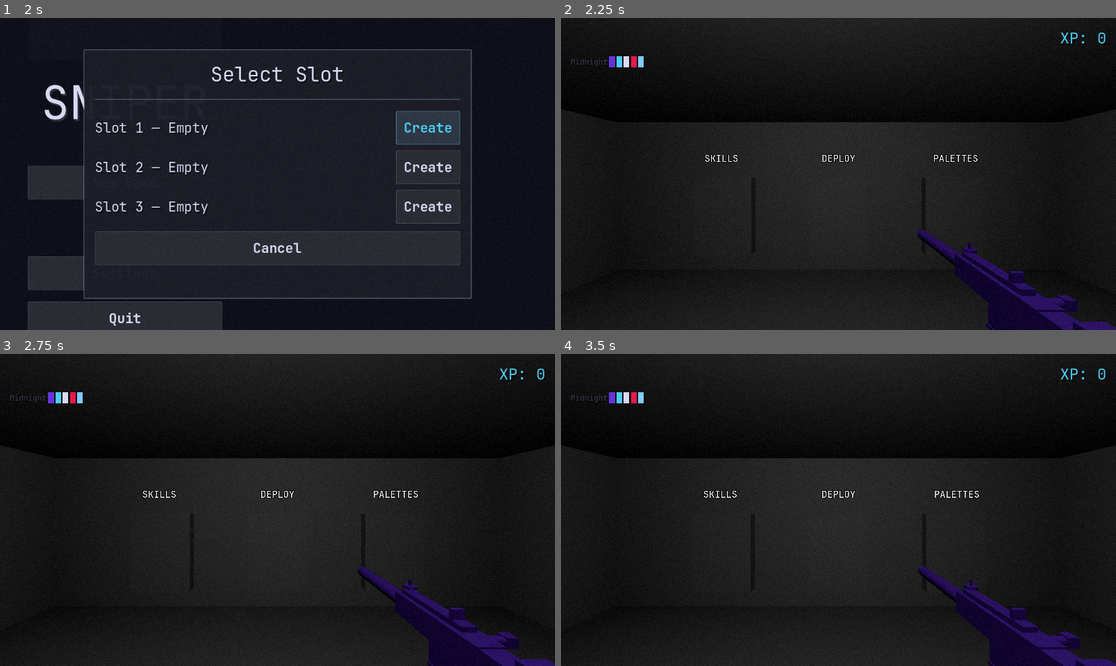
Above: before the commit, frames 1-4 (two rows, left to right).
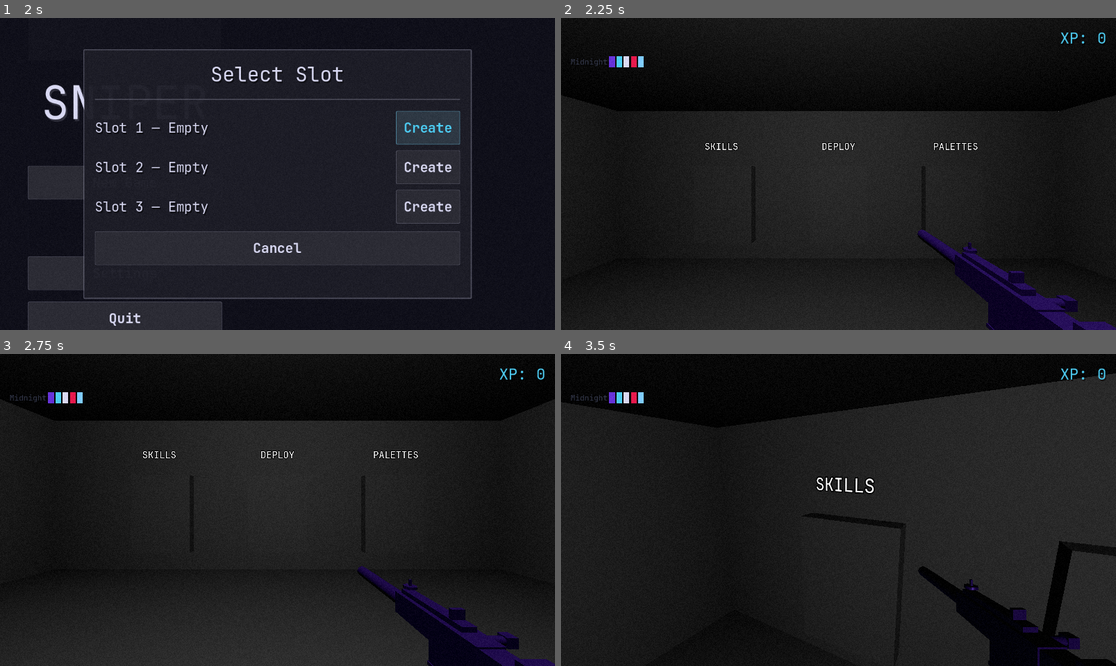
Above: after the commit, the same moments.

Repository: artemiiShabanov/UntitledSniperGame
Game: Godot game, scene res://scenes/ui/main_menu.tscn
Two runs of this game, one before a commit and one after it. Both use one fixed random seed, a clock stepped at 60 frames per second and the inputs below.
Inputs (mouse positions are in pixels of both pictures, inside the frame that each line leads up to):
- Up to frame 1 (2 s): click "New Game" at 0.5 s; click "New Game" at 1.25 s
- Up to frame 2 (2.25 s): click "Create" at 2 s
- Up to frame 3 (2.75 s): no input
- Up to frame 4 (3.5 s): tap Enter (ui_accept) at 2.75 s; move the mouse to (866, 510) at 2.77 s; hold W (move_forward) from 2.78 s (still down); tap Mouse wheel up (ammo_next) at 2.85 s; tap Space (jump) at 3.02 s

Frame 1 is identical in both runs. In frame 2, 2.4% of the frame differs, in the area x 19-90%, y 29-47%; in frame 3, 4.7%; in frame 4, 12%, in the area x 0-100%, y 0-100%.
Error before the commit: Parse Error: Could not find type "DestructibleBalloon" in the current scope. (res://scripts/player/player.gd:412)

Commit message:
Fix parse errors: replace deleted class refs in player debug functions
- DestructibleBalloon → powder_keg spawn
- ExtractionChangeEvent → direct extraction window open
- DevBootstrap uses CanvasLayer.new() instead of Node.new()

Co-Authored-By: Claude Opus 4.6 <noreply@anthropic.com>

Diff:
--- a/scripts/dev/dev_bootstrap.gd
+++ b/scripts/dev/dev_bootstrap.gd
@@ -8,15 +8,13 @@
 		return
 
 	# Dev HUD (F3 toggle).
-	var hud_script := load("res://scripts/dev/dev_hud.gd")
-	var hud := Node.new()
-	hud.set_script(hud_script)
+	var hud := CanvasLayer.new()
+	hud.set_script(load("res://scripts/dev/dev_hud.gd"))
 	hud.name = "DevHUD"
 	add_child(hud)
 
 	# Dev Console (backtick toggle).
-	var console_script := load("res://scripts/dev/dev_console.gd")
-	var console := Node.new()
-	console.set_script(console_script)
+	var console := CanvasLayer.new()
+	console.set_script(load("res://scripts/dev/dev_console.gd"))
 	console.name = "DevConsole"
 	add_child(console)
--- a/scripts/player/player.gd
+++ b/scripts/player/player.gd
@@ -408,25 +408,17 @@
 	var pos := global_position + forward * 15.0
 	pos.y = 0.0
 
-	var scene: PackedScene = load("res://scenes/world/destructibles/destructible_balloon.tscn")
-	var balloon: DestructibleBalloon = scene.instantiate()
-
-	# Cycle through tiers based on current phase, or use Gold for easy testing
-	var phase := RunManager.threat_phase
-	balloon.tier = DestructibleBalloon.get_tier_for_phase(maxi(phase, 3))
-
-	get_parent().add_child(balloon)
-	balloon.global_position = pos
-
-	var tier_name: String = ["BRONZE", "SILVER", "GOLD"][balloon.tier]
-	RunManager.announce_event("DEBUG: %s BALLOON" % tier_name)
+	var scene: PackedScene = load("res://scenes/world/destructibles/powder_keg.tscn")
+	var keg := scene.instantiate()
+	get_parent().add_child(keg)
+	keg.global_position = pos
+	RunManager.announce_event("DEBUG: POWDER KEG")
 
 
 func _debug_trigger_extraction_change() -> void:
-	var level := get_parent()
-	if level is BaseLevel:
-		var event := ExtractionChangeEvent.new()
-		event.execute(level, {})
+	RunManager.extraction_window_open = true
+	RunManager.extraction_window_timer = 15.0
+	RunManager.extraction_window_opened.emit(15.0)
 
 
 ## ── Run callbacks ───────────────────────────────────────────────────────────
